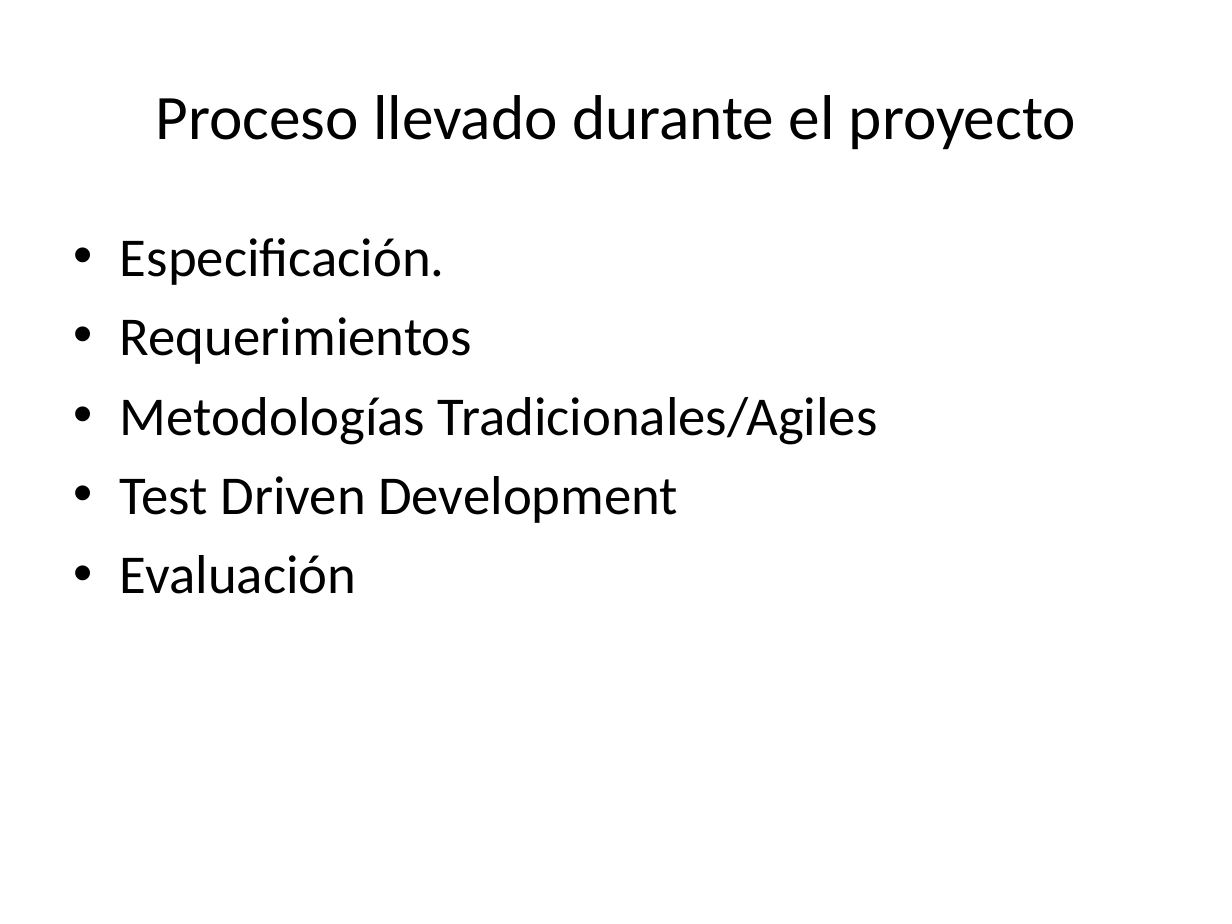
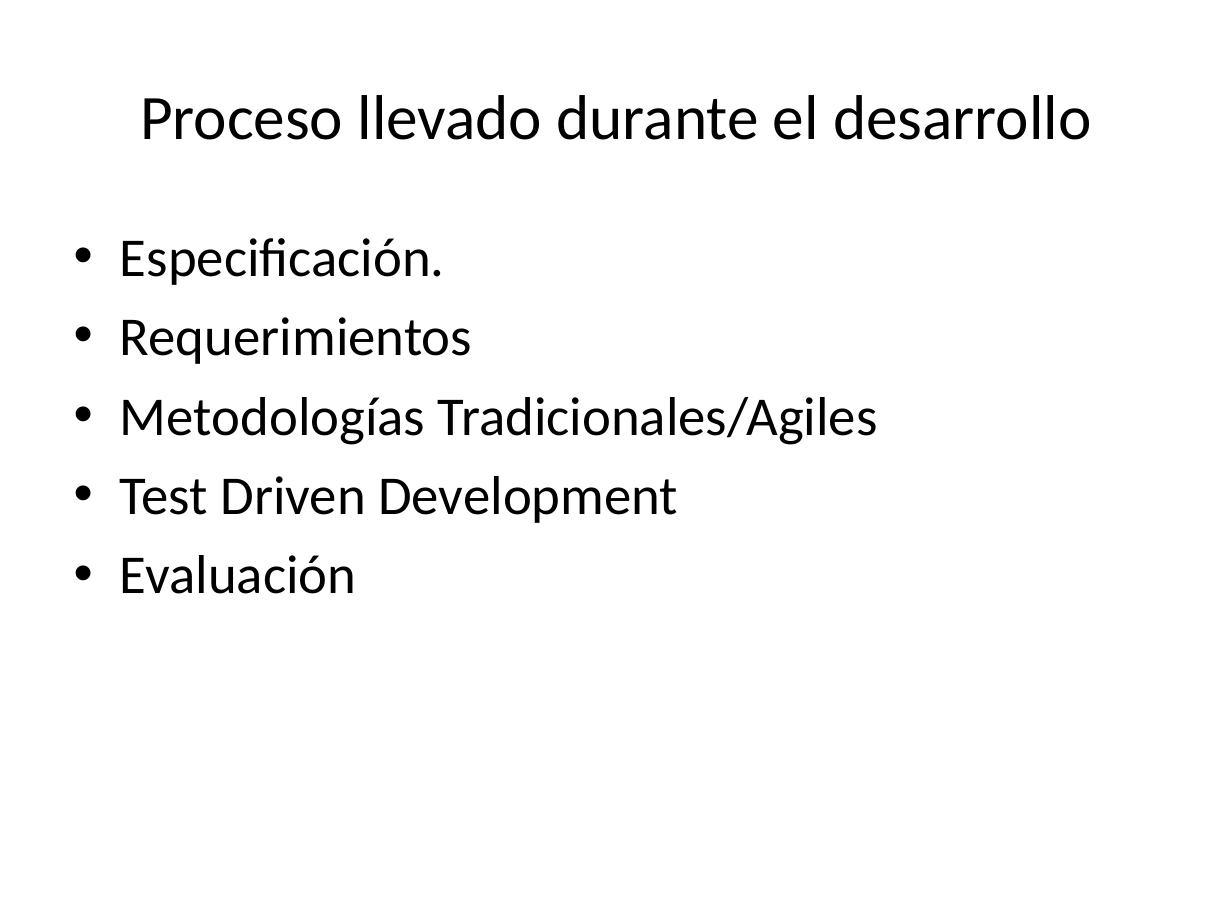
Before and after one commit to Xavinightshade/ipsimulator, a slide deck: slide 27 of presentacion/Presentacion Simulador Redes.ppt. Drawn at 1232x924 pixels with LibreOffice and Linux fonts; fonts in the diff are those of the drawing. Boxes give left, top, right and bottom in pixels: in the first picture for what was removed or moved away, otherwise in the second. Text is boxed around its words. In the diff, an @@ line names an element or a change of style, - is before the commit and + after.

```diff
--- a/presentacion/Presentacion Simulador Redes.ppt
+++ b/presentacion/Presentacion Simulador Redes.ppt
@@ title at (140,95,1091,140): text changed @@
-Proceso llevado durante el proyecto
+Proceso llevado durante el desarrollo
```
Also in this commit, not shown: 1 other slide changed, 2 other files.
